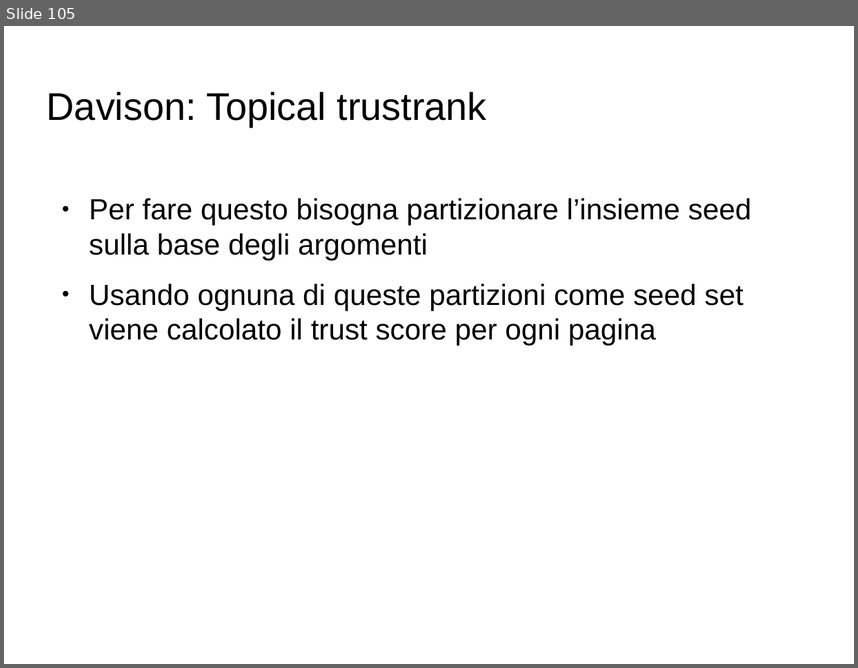
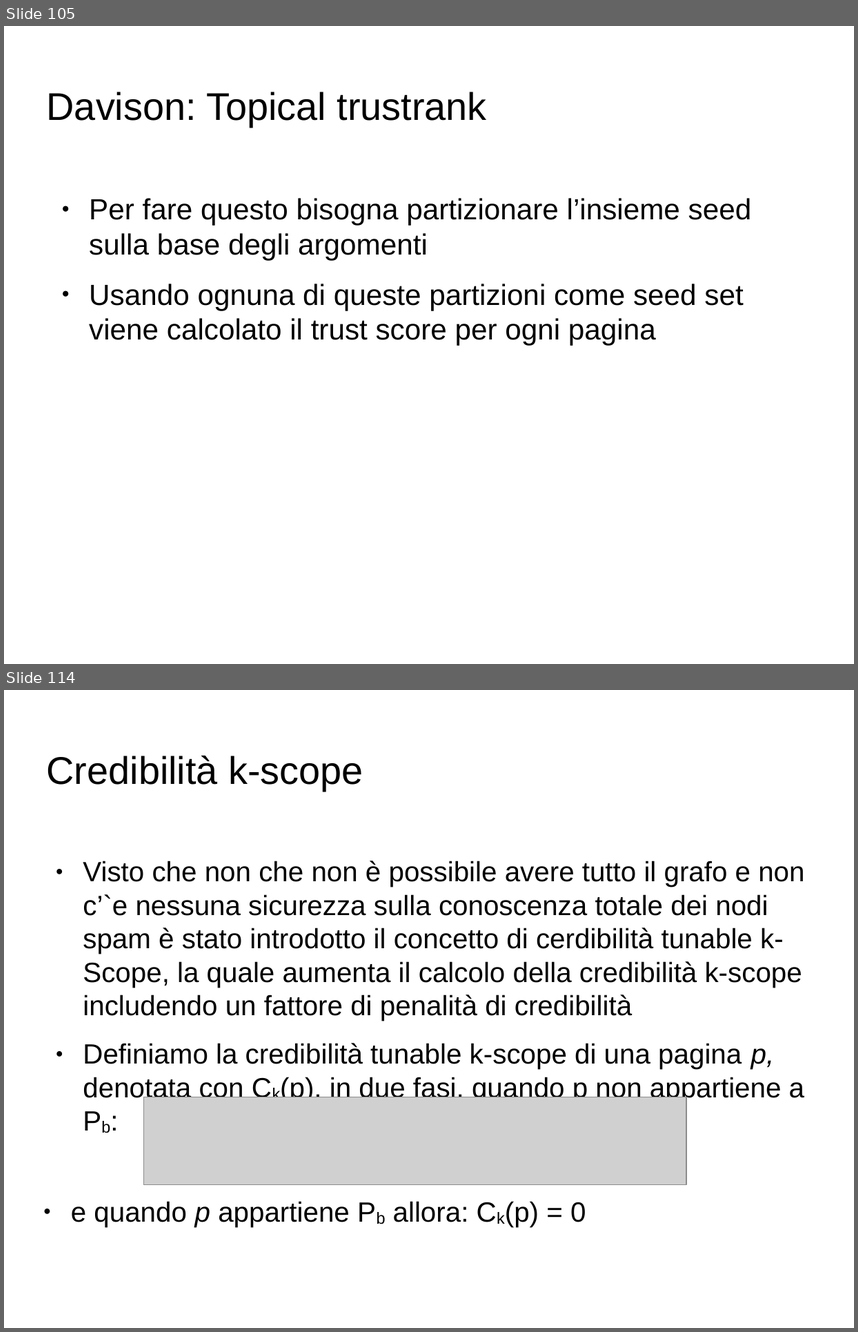
Before and after one commit to Toolanto/presentation, a slide deck: presentazione.odp. Shown one above the other, each under a label of ours: slide 105 before the commit, slides 105 and 114 after it; the slides between them are not shown. The pictures are 858x668 and 858x1332 pixels, drawn with LibreOffice and Linux fonts; fonts in the diff are those of the drawing; grey boxes stand for pictures; background and template pictures are left out. Boxes give left, top, right and bottom in pixels: in the first picture for what was removed or moved away, otherwise in the second. Text is boxed around its words. In the diff, an @@ line names an element or a change of style, - is before the commit and + after.

```diff
--- a/presentazione.odp
+++ b/presentazione.odp
@@ slide 114 added at (4, 690, 854, 1328), background picture (left out) @@
@@ title added at (47, 756, 363, 791), 36 pt, text #000000 @@
+Credibilità k-scope
@@ text added at (83, 860, 804, 1103), 26 pt, text #000000 @@
+● Visto che non che non è possibile avere tutto il grafo e non c’`e nessuna sicurezza sulla conoscenza totale dei nodi spam è stato introdotto il concetto di cerdibilità tunable k-Scope, la quale aumenta il calcolo della credibilità k-scope includendo un fattore di penalità di credibilità
+● Definiamo la credibilità tunable k-scope di una pagina p, denotata con Ck(p), in due fasi, quando p non appartiene a Pb:
@@ picture added at (143, 1097, 686, 1185) @@
@@ text added at (71, 1201, 586, 1227), 26 pt, text #000000 @@
+● e quando p appartiene Pb allora: Ck(p) = 0
```
Also in this commit, not shown: 1 slide changed, 10 other slides added, 2 slides removed.
